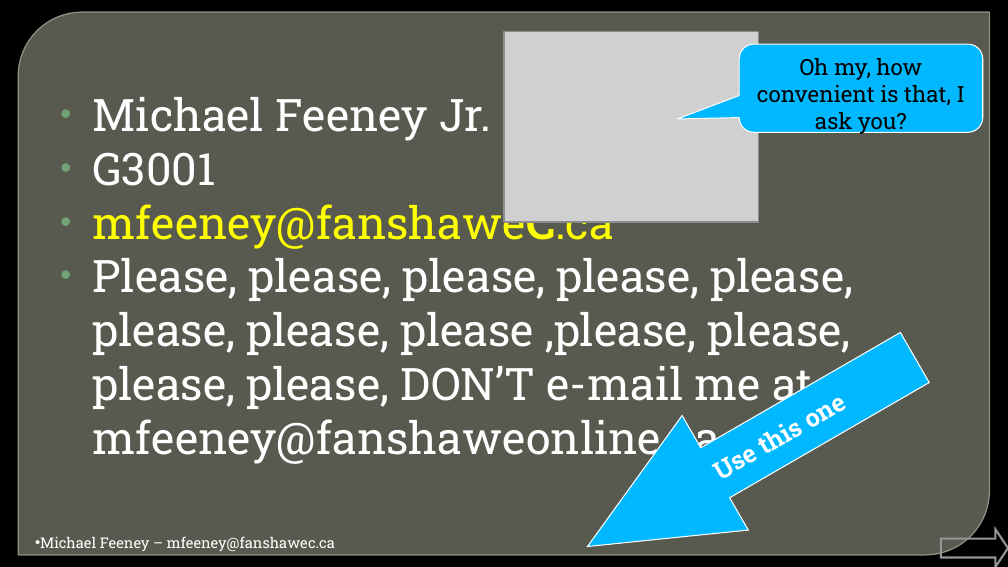
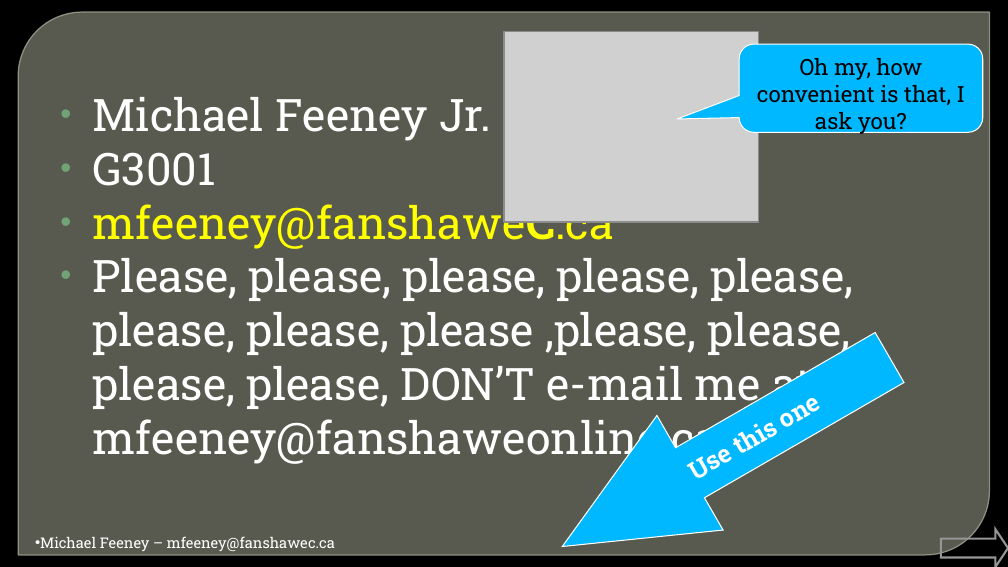
Before and after one commit to FeeneyCodes/GDP202223, a slide deck: slide 2 of INFO6044/D2D/W_01/INFO_6044_Engine_F22_W01D01_Course_Intro.pptx. Drawn at 1008x567 pixels with LibreOffice and Linux fonts; fonts in the diff are those of the drawing; grey boxes stand for pictures; background and template pictures are left out. Boxes give left, top, right and bottom in pixels: in the first picture for what was removed or moved away, otherwise in the second. Text is boxed around its words. In the diff, an @@ line names an element or a change of style, - is before the commit and + after.

```diff
--- a/INFO6044/D2D/W_01/INFO_6044_Engine_F22_W01D01_Course_Intro.pptx
+++ b/INFO6044/D2D/W_01/INFO_6044_Engine_F22_W01D01_Course_Intro.pptx
@@ left arrow "Use this one": place and size @@
-left arrow "Use this one" at bbox=[555, 300, 948, 567]
+left arrow "Use this one" at bbox=[530, 300, 923, 567]
```
Also in this commit, not shown: 1 other slide changed, 2 other files.
